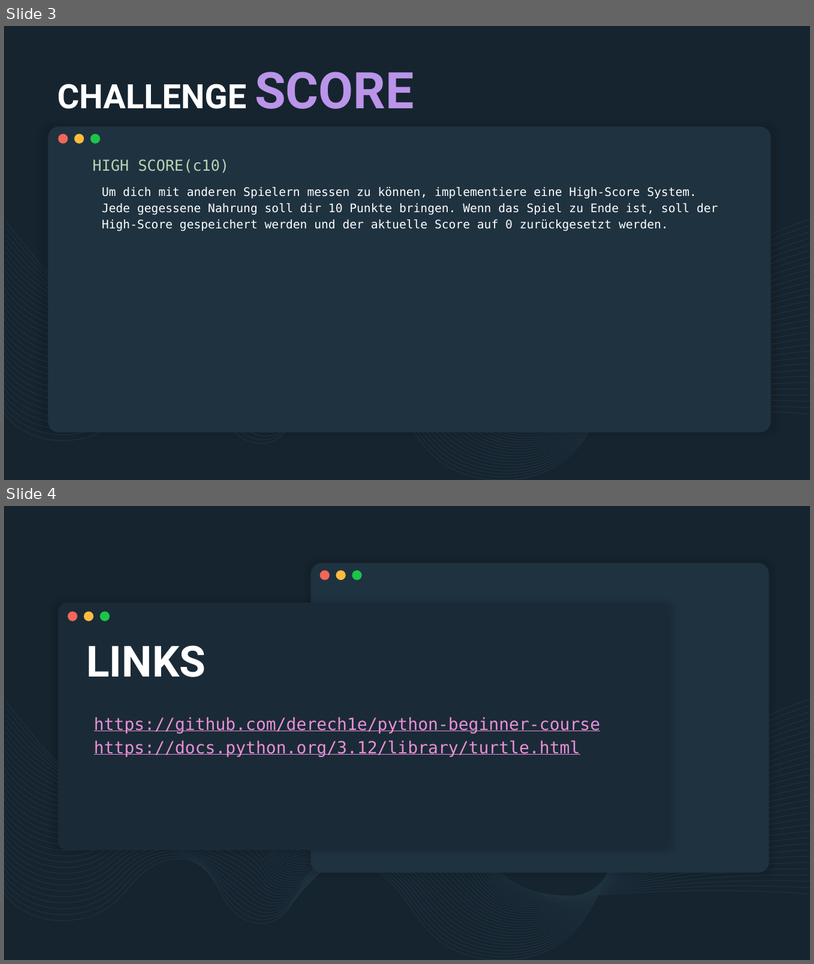
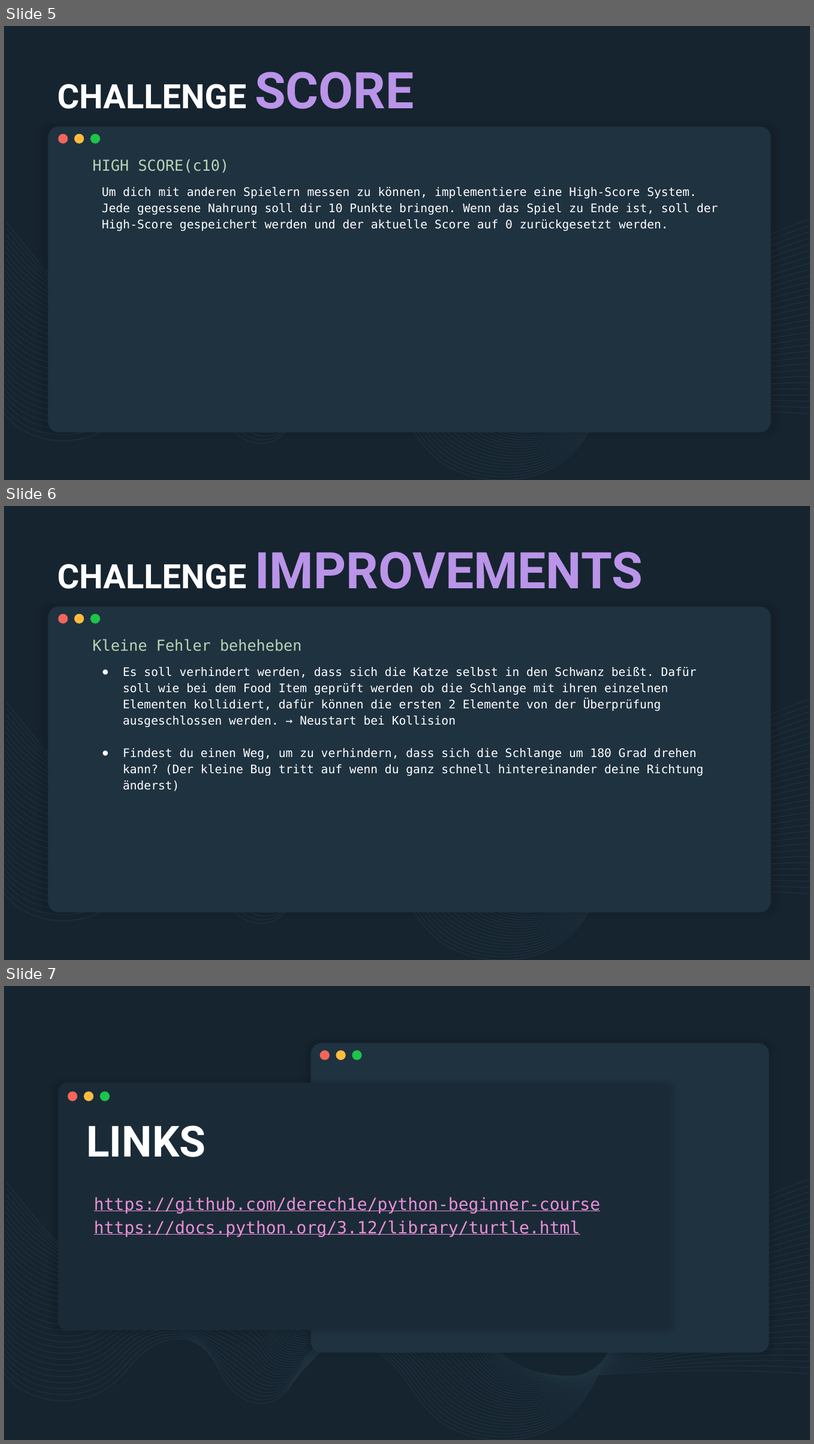
Before and after one commit to derech1e/python-beginner-course, a slide deck: 009/lesson_9.pptx. Shown one above the other, each under a label of ours: slides 3 and 4 before the commit, slides 5, 6 and 7 after it. The pictures are 814x964 and 814x1444 pixels, drawn with LibreOffice and Linux fonts; fonts in the diff are those of the drawing. Boxes give left, top, right and bottom in pixels: in the first picture for what was removed or moved away, otherwise in the second. Text is boxed around its words. In the diff, an @@ line names an element or a change of style, - is before the commit and + after.

```diff
--- a/009/lesson_9.pptx
+++ b/009/lesson_9.pptx
@@ slide 6 added at <box>4,506,810,960</box>, background #16242F; not listed: 36 template elements that a slide beside it also shows @@
@@ title added at <box>57,552,643,589</box>, 60 pt, text #BA94E9, bold @@
+CHALLENGE IMPROVEMENTS
@@ subtitle added at <box>93,639,302,651</box>, 18 pt, text #B9D4B4 @@
+Kleine Fehler beheheben
@@ text added at <box>123,667,704,791</box>, 14 pt, text #FFFFFF @@
+● Es soll verhindert werden, dass sich die Katze selbst in den Schwanz beißt. Dafür soll wie bei dem Food Item geprüft werden ob die Schlange mit ihren einzelnen Elementen kollidiert, dafür können die ersten 2 Elemente von der Überprüfung ausgeschlossen werden. → Neustart bei Kollision
+● Findest du einen Weg, um zu verhindern, dass sich die Schlange um 180 Grad drehen kann? (Der kleine Bug tritt auf wenn du ganz schnell hintereinander deine Richtung änderst)
@@ what was slide 3 is now slide 5 @@
@@ what was slide 4 is now slide 7 @@
```
Also in this commit, not shown: 1 slide changed, 2 other slides added.
